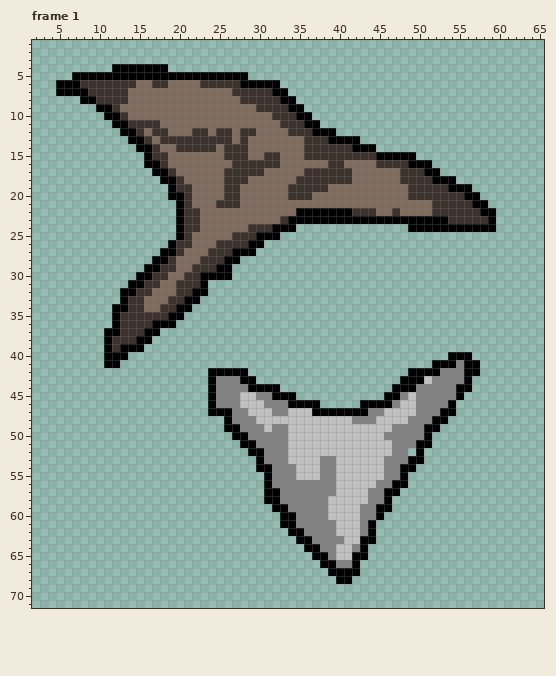
Two versions of one animated GIF sprite, sprites/regular/stranger.gif. That is the earlier state.
The file is 80x80 pixels, 2 frames. Shown: frame 1: x 2..65, y 1..71. The commit also changed other frames, which this record leaves out.
And afterwards:
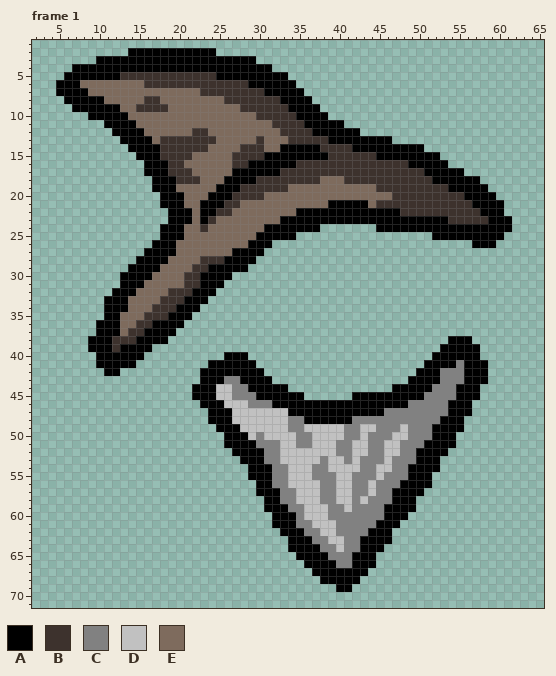
Palette (. is transparent): A #000000  B #3d322d  C #818181  D #c1c1c1  E #7e6b5d
The edit:
Frame 1:
y 2: x 14..24 ........... -> AAAAAAAAAAA
y 3: x 10..29 .................... -> AAAAAAAAAAAAAAAAAAAA
y 4: x 7..11 ..... -> AAAAA; x 19..31 ............. -> AAAAAAAAAAAAA
y 5: x 6 . -> A; x 13..24 AAAAAAAAAAAA -> BBBBBBBBBBBB; x 29..33 ..... -> AAAAA
y 6: x 8..14 BBBBBBB -> EEEEEEE; x 16 E -> B; x 19..22 EEEE -> BBBB; x 28 A -> B; x 33..34 .. -> AA
y 7: x 9..13 BBBBB -> EEEEE; x 23..26 EEEE -> BBBB; x 31 B -> A; x 34..35 .. -> AA
y 8: x 6..7 .. -> AA; x 10..13 BBBB -> AEEE; x 16..17 EE -> BB; x 26..27 EE -> BB; x 35..36 .. -> AA
y 9: x 7..9 ... -> AAA; x 12 B -> A; x 15..18 EEEE -> BBBB; x 28..29 EE -> BB; x 36..37 .. -> AA
y 10: x 9..10 .. -> AA; x 13 B -> A; x 30..31 EE -> BB; x 37..38 .. -> AA
y 11: x 11 . -> A; x 14..17 BBBB -> AEEE; x 32 E -> B; x 38..40 ... -> AAA
y 12: x 12 . -> A; x 15 B -> A; x 17..18 BB -> EE; x 25..26 BB -> EE; x 28..29 BB -> EE; x 33 E -> B; x 40..42 ... -> AAA
y 13: x 13 . -> A; x 16 B -> A; x 25..26 BB -> EE; x 28 B -> E; x 30 E -> B; x 34..35 EE -> BB; x 43..46 .... -> AAAA
y 14: x 14 . -> A; x 17..19 BEE -> ABB; x 24 B -> E; x 26..27 BB -> EE; x 29..30 EE -> BB; x 33..37 EEEBB -> AAAAA; x 45..50 ...... -> AAAAAA
y 15: x 15 . -> A; x 17 B -> A; x 19..21 EEE -> BBB; x 26 B -> E; x 29..38 EEBBEEEBBB -> BBAAAAAAAA; x 50..52 ... -> AAA
y 16: x 18..20 BEE -> ABB; x 29..38 BBBBEEEEEE -> AAAAAABBBB; x 41..44 EEEE -> BBBB; x 52..53 .. -> AA
y 17: x 16 . -> A; x 20..21 EE -> BB; x 26..35 BBBBBEEEEE -> EAAAAAABBB; x 42..47 EEEEEE -> BBBBBB; x 53..55 ... -> AAA
y 18: x 17 . -> A; x 21..22 EE -> BB; x 26..34 BBBEEEEEE -> AAAABBBBB; x 38..40 BBB -> EEE; x 42..47 EEEEEE -> BBBBBB; x 55..57 ... -> AAA
y 19: x 17..18 .. -> AA; x 20..21 BB -> EE; x 25..38 EBBEEEEEEBBBBB -> AAABBBBBBEEEEE; x 45..48 EEEE -> BBBB; x 57..58 .. -> AA
y 20: x 18 . -> A; x 21 B -> E; x 24..26 EEB -> AAA; x 28..30 EEE -> BBB; x 34..36 BBB -> EEE; x 47..48 EE -> BB; x 58..59 .. -> AA
y 21: x 18..19 .. -> AA; x 21 B -> E; x 23..25 EEB -> AAA; x 39..43 EEEEE -> AAAAA; x 45..51 EEEEEEE -> BBBBBBB; x 59..60 .. -> AA
y 22: x 19 . -> A; x 21..26 BBEEEE -> AEAABB; x 42..51 BBBEEBEEEE -> AAAAAABBBB; x 60 . -> A
y 23: x 19 . -> A; x 21..24 BBEE -> AEAB; x 33 B -> A; x 60..61 .. -> AA
y 24: x 18..19 .. -> AA; x 21..23 BBE -> EEB; x 29..31 BBB -> EEA; x 35..37 ... -> AAA; x 45..48 .... -> AAAA; x 60..61 .. -> AA
y 25: x 18..19 .. -> AA; x 21 B -> E; x 27..29 BBB -> EEE; x 33..34 .. -> AA; x 52..60 ......... -> AAAAAAAAA
y 26: x 17..18 .. -> AA; x 20..21 BB -> EE; x 25..28 BBBB -> EEEE; x 31 . -> A; x 57..59 ... -> AAA
y 27: x 16..17 .. -> AA; x 20 B -> E; x 24..26 BBB -> EEE; x 30 . -> A
y 28: x 15..16 .. -> AA; x 19 B -> E; x 28..29 .. -> AA
y 29: x 14..15 .. -> AA; x 18..19 BB -> EE; x 24 B -> A; x 27..28 .. -> AA
y 30: x 13..14 .. -> AA; x 17..18 BB -> EE
y 31: x 13 . -> A; x 16..17 BB -> EE; x 20 B -> E; x 24..25 .. -> AA
y 32: x 12 . -> A; x 15..16 BB -> EE; x 19 E -> B; x 24 . -> A
y 33: x 11..12 .. -> AA; x 14..15 BB -> EE; x 18 E -> B; x 23 . -> A
y 34: x 11 . -> A; x 14..15 BB -> EE; x 17 E -> B; x 22 . -> A
y 35: x 11 . -> A; x 13..15 BBB -> EEE; x 21 . -> A
y 36: x 10..11 .. -> AA; x 13..14 BB -> EE; x 20 . -> A
y 37: x 10 . -> A; x 13 B -> E; x 18..19 .. -> AA
y 38: x 9..10 .. -> AA; x 17..18 .. -> AA; x 54..56 ... -> AAA
y 39: x 9..10 .. -> AA; x 16 . -> A; x 53..57 ..... -> AAAAA
y 40: x 10 . -> A; x 14..15 .. -> AA; x 26..28 ... -> AAA; x 52..53 .. -> AA; x 57 . -> A
y 41: x 10 . -> A; x 13..14 .. -> AA; x 24..29 ...... -> AAAAAA; x 51 . -> A; x 58 . -> A
y 42: x 11..12 .. -> AA; x 23 . -> A; x 29..30 .. -> AA; x 49 A -> .; x 58 . -> A
y 43: x 23 . -> A; x 25 C -> A; x 30..31 .. -> AA; x 48 A -> .; x 51..52 DC -> AA; x 57..58 .. -> AA
y 44: x 22..23 .. -> AA; x 25..26 CC -> DD; x 33 . -> A; x 50..51 CC -> AA; x 57 . -> A
y 45: x 22..23 .. -> AA; x 25..26 CC -> DD; x 28..31 DDCC -> CCAA; x 35 . -> A; x 42..45 .... -> AAAA; x 48..50 CDC -> AAA; x 56..57 .. -> AA
y 46: x 23 . -> A; x 25..27 CCC -> ADD; x 29..30 DD -> CC; x 32..33 CC -> AA; x 38..42 ..... -> AAAAA; x 47..49 CDD -> AAC; x 55..56 .. -> AA
y 47: x 27..28 CC -> DD; x 32..36 CCDDD -> DDAAA; x 44..49 CCDDDD -> AACCCC; x 53 A -> C; x 55..56 .. -> AA
y 48: x 24..25 .. -> AA; x 27..29 CCC -> DDD; x 34..41 DDDDDDDD -> CCAAAAAA; x 45..48 DDDD -> CCCC; x 52 A -> C; x 54..55 .. -> AA
y 49: x 25 . -> A; x 28..30 CCC -> DDD; x 32..35 CCDD -> DDCC; x 41..42 DD -> CC; x 45..46 DD -> CC; x 48 C -> D; x 51 A -> C; x 53..55 ... -> AAA
y 50: x 26 . -> A; x 29 C -> D; x 31..33 CCC -> DDD; x 35..36 DD -> CC; x 41..42 DD -> CC; x 44..45 DD -> CC; x 47..48 CC -> DD; x 51..54 A... -> CAAA
y 51: x 26..27 .. -> AA; x 33 C -> D; x 35..36 DD -> CC; x 40..41 DD -> CC; x 44..45 DD -> CC; x 47 C -> D; x 50 A -> C; x 52..54 ... -> AAA
y 52: x 27..28 .. -> AA; x 33 C -> D; x 40..41 DD -> CC; x 44..45 DD -> CC; x 47 C -> D; x 49 . -> C; x 51..53 ... -> AAA
y 53: x 28..29 .. -> AA; x 33 C -> D; x 39 C -> D; x 41 D -> C; x 43..46 DDDC -> CCCD; x 49 A -> C; x 51..52 .. -> AA
y 54: x 29 . -> A; x 34 C -> D; x 37 D -> C; x 39 C -> D; x 43..44 DD -> CC; x 46 C -> D; x 48 A -> C; x 50..52 ... -> AAA
y 55: x 29..30 .. -> AA; x 34 C -> D; x 37 D -> C; x 42..44 DDD -> CCC; x 48..51 A... -> CAAA
y 56: x 30 . -> A; x 34..37 CCCC -> DDDD; x 42..43 DD -> CC; x 47 A -> C; x 49..51 ... -> AAA
y 57: x 30 . -> A; x 35..37 CCC -> DDD; x 42..44 DDC -> CCD; x 46 A -> C; x 48..50 ... -> AAA
y 58: x 35..37 CCC -> DDD; x 39 D -> C; x 42 D -> C; x 46..49 A... -> CAAA
y 59: x 31 . -> A; x 36..40 CCCDD -> DDDCC; x 42 D -> C; x 45 A -> C; x 47..49 ... -> AAA
y 60: x 32 . -> A; x 36..42 CCCDDDD -> DDDCCCC; x 45..48 A... -> CAAA
y 61: x 32 . -> A; x 37..42 CCCDDD -> DDDCCC; x 44..47 A... -> CAAA
y 62: x 33 . -> A; x 38..42 CCDDD -> DDCCC; x 45..46 .. -> AA
y 63: x 34 . -> A; x 39..42 CCDD -> DDCC; x 45..46 .. -> AA
y 64: x 34..35 .. -> AA; x 41 D -> C; x 44..45 .. -> AA
y 65: x 35..36 .. -> AA; x 40..41 DD -> CC; x 44 . -> A
y 66: x 36..37 .. -> AA; x 43..44 .. -> AA
y 67: x 37..38 .. -> AA; x 43 . -> A
y 68: x 38..39 .. -> AA; x 42 . -> A
y 69: x 40..41 .. -> AA
Boxes around the changes in both pictures, in picture pixels (x1, y1, x2, y2):
changed: (64, 48, 512, 592)
